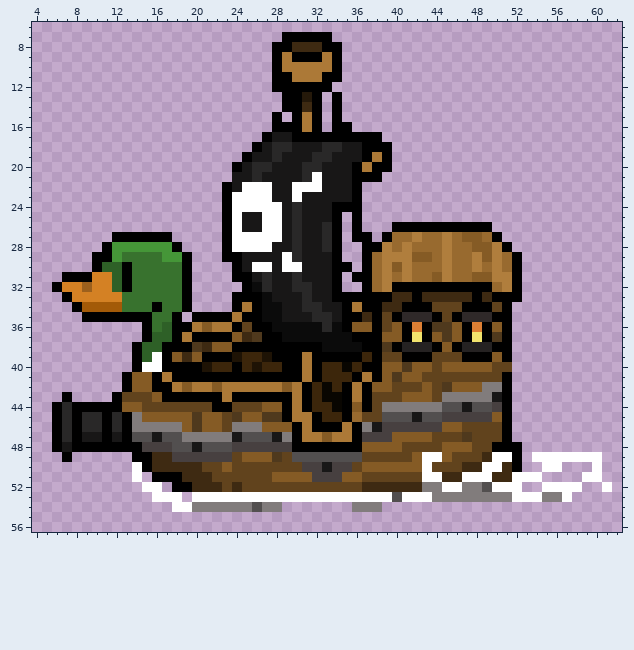
Pixel-art sprite -- deltaducks/core/assets/before_pack/player4_1.png. This is how it looked before the edit.
The file is 64x64 pixels. Colours within 5 levels of each other are drawn and written as one. Shown: x 4..62, y 6..56.
After:
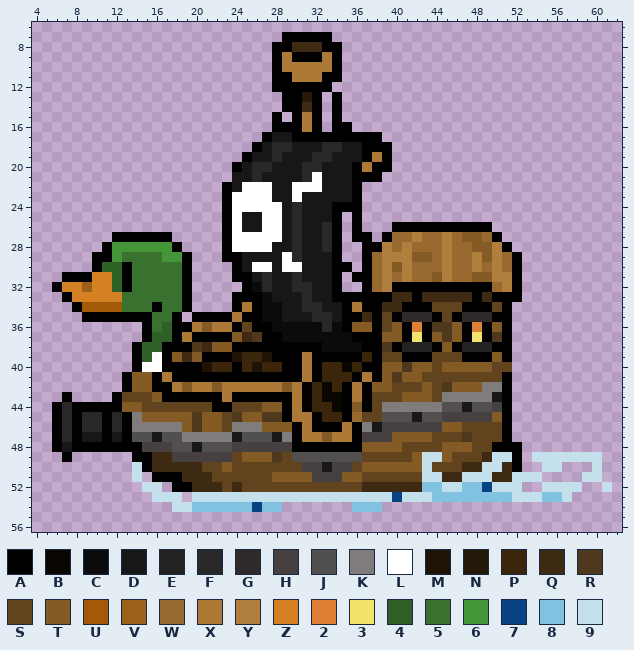
Palette (. is transparent): A #000000  B #090601  C #0b0b0b  D #181717  E #252222  F #292828  G #2f2929  H #474040  J #524f4f  K #817c7c  L #ffffff  M #1e1305  N #25190a  P #3c260b  Q #3e2a12  R #4f391d  S #61431d  T #855b25  U #a35a08  V #9c601d  W #986a2f  X #ac7937  Y #b07e3d  Z #d48124  2 #dd7f34  3 #f2e36d  4 #2e6027  5 #38722e  6 #459638  7 #094283  8 #80c2df  9 #c4e0ec
Changes in this commit:
{"y":49,"x":43,"old":"LL","new":"99"}
{"y":49,"x":50,"old":"LL","new":"99"}
{"y":49,"x":54,"old":"LLLLLLL","new":"9999999"}
{"y":50,"x":14,"old":"L","new":"9"}
{"y":50,"x":43,"old":"L","new":"9"}
{"y":50,"x":49,"old":"LL","new":"99"}
{"y":50,"x":55,"old":"LL","new":"99"}
{"y":50,"x":60,"old":"L","new":"9"}
{"y":51,"x":14,"old":"L","new":"9"}
{"y":51,"x":43,"old":"LL","new":"99"}
{"y":51,"x":47,"old":"LLL","new":"999"}
{"y":51,"x":52,"old":"LLL","new":"999"}
{"y":51,"x":59,"old":"LL","new":"99"}
{"y":52,"x":15,"old":"LL","new":"99"}
{"y":52,"x":43,"old":"KKLLKKJLLL","new":"8899887999"}
{"y":52,"x":55,"old":"LLLL","new":"9999"}
{"y":52,"x":61,"old":"L","new":"9"}
{"y":53,"x":16,"old":"LLL","new":"999"}
{"y":53,"x":20,"old":"LLLLLLLLLLLLLLLLLLLLJLLLKKKKKKKKLLLKKL","new":"99999999999999999999799988888888999889"}
{"y":54,"x":18,"old":"LLKKKKKKJKK","new":"99888888788"}
{"y":54,"x":36,"old":"KKK","new":"888"}
